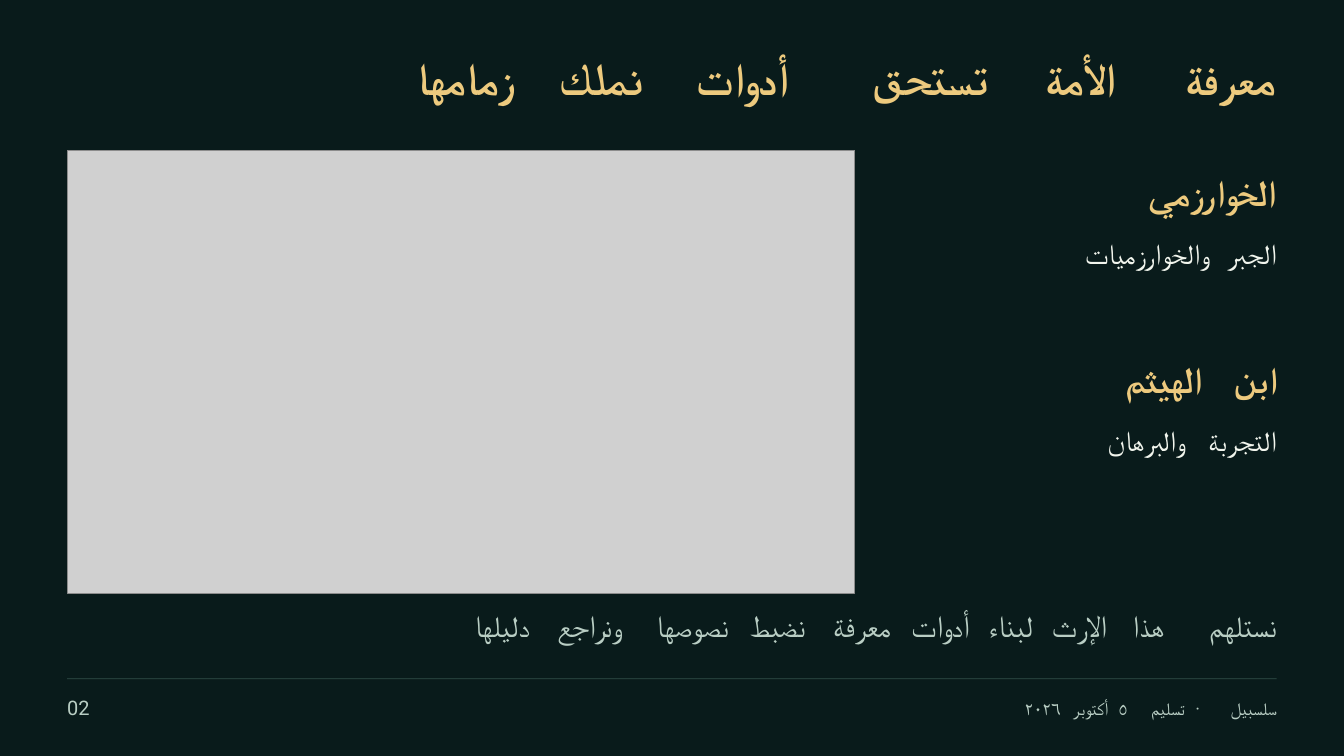
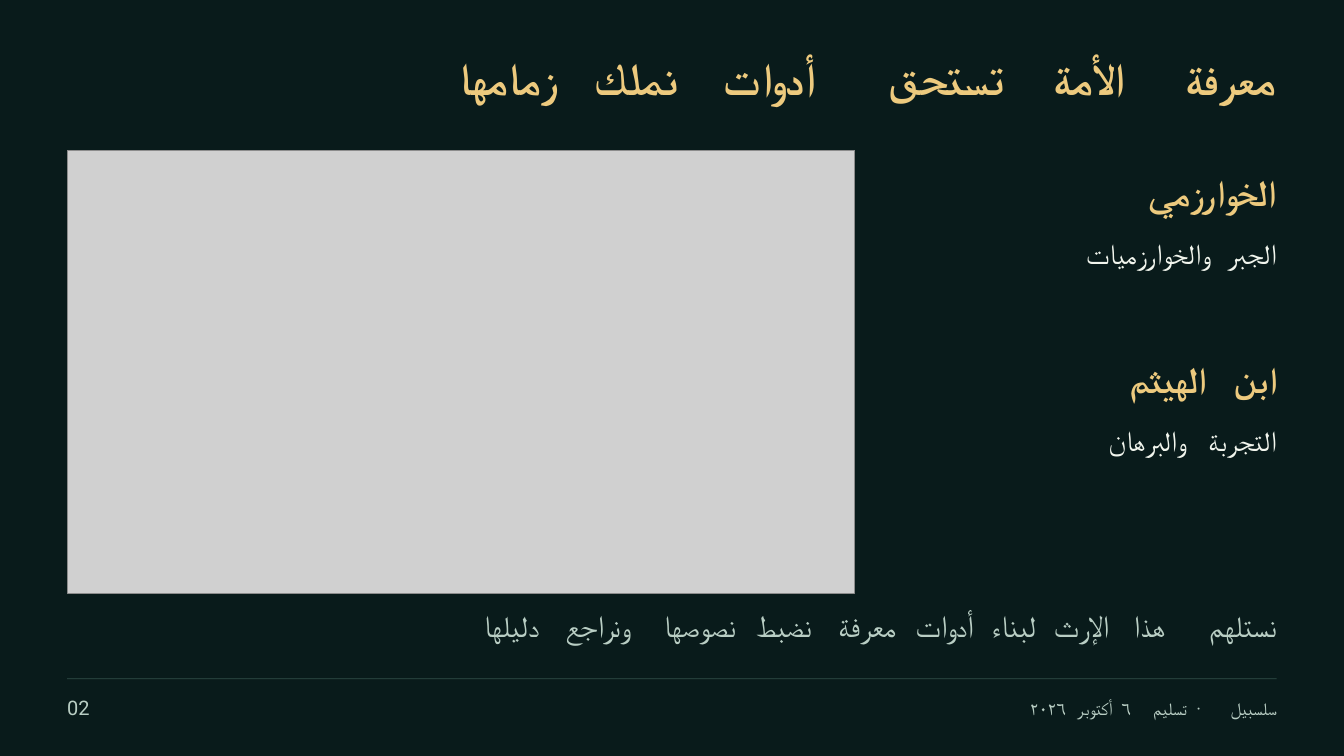
Before and after one commit to Salsabeel-AI/islamicaich, a slide deck: slide 2 of presentation/Barq_Final_AR.pptx. Drawn at 1344x756 pixels with LibreOffice and Linux fonts; fonts in the diff are those of the drawing; grey boxes stand for pictures. Boxes give left, top, right and bottom in pixels: in the first picture for what was removed or moved away, otherwise in the second. Text is boxed around its words. In the diff, an @@ line names an element or a change of style, - is before the commit and + after.

```diff
--- a/presentation/Barq_Final_AR.pptx
+++ b/presentation/Barq_Final_AR.pptx
@@ text "زمامها": place and size @@
-text "زمامها" at <box>417,64,516,106</box>
+text "زمامها" at <box>460,64,559,106</box>
@@ text "نملك": place and size @@
-text "نملك" at <box>559,64,643,96</box>
+text "نملك" at <box>594,64,678,96</box>
@@ text "أدوات": place and size @@
-text "أدوات" at <box>697,60,789,107</box>
+text "أدوات" at <box>724,60,816,107</box>
@@ text "تستحق": place and size @@
-text "تستحق" at <box>873,68,988,104</box>
+text "تستحق" at <box>889,68,1004,104</box>
@@ text "الأمة": place and size @@
-text "الأمة" at <box>1045,60,1116,97</box>
+text "الأمة" at <box>1054,60,1125,97</box>
@@ text "الهيثم": place and size @@
-text "الهيثم" at <box>1125,368,1202,404</box>
+text "الهيثم" at <box>1129,368,1206,404</box>
@@ 3 texts: place and size @@
-3 texts at <box>475,616,728,646</box>
+3 texts at <box>484,616,736,646</box>
@@ 5 texts: place and size @@
-5 texts at <box>750,613,1109,720</box>
+5 texts at <box>757,613,1113,720</box>
@@ text at <box>1122,704,1131,715</box>: text changed @@
-٥
+٦
```
Also in this commit, not shown: 11 other slides changed, 3 slides added, 22 other files.
